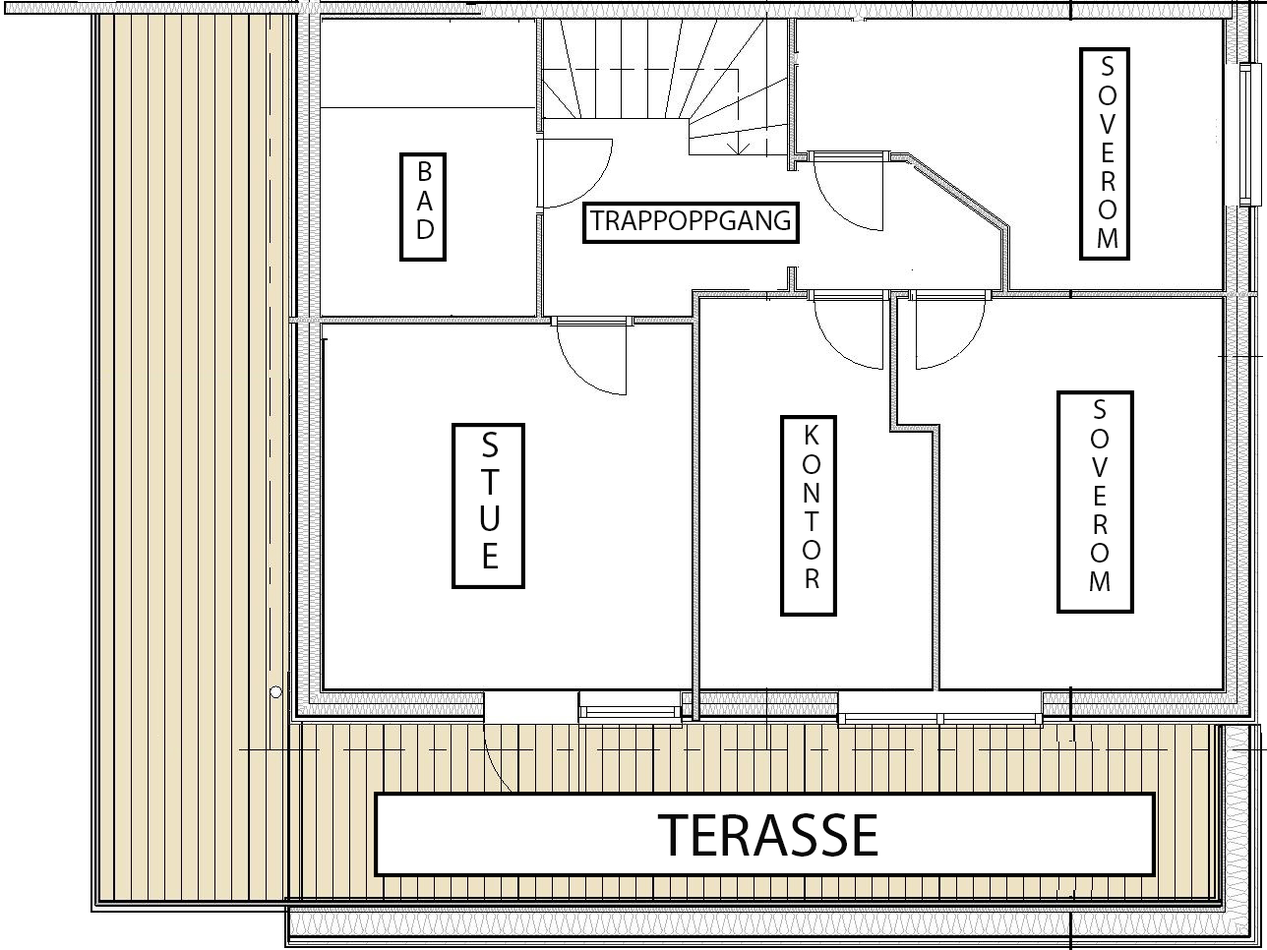
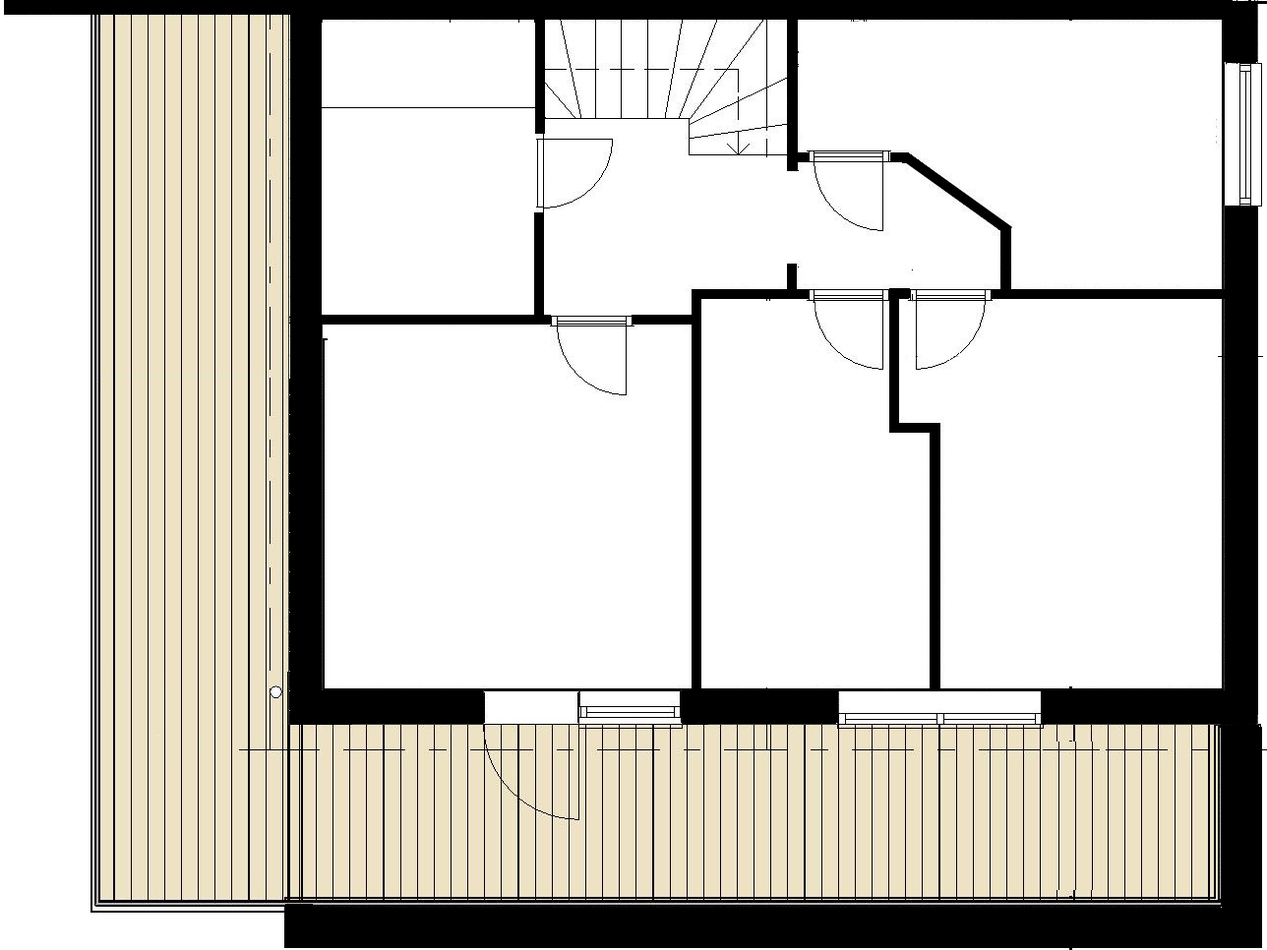
Layered file, before and after one edit (1267×950). Changes by layer:
removed layer "BAD" over box(416, 161, 434, 239)
removed layer "Rektangel 6" over box(399, 152, 447, 262)
removed layer "TRAPPOPPGANG" over box(590, 210, 790, 231)
removed layer "Rektangel 5" over box(582, 201, 800, 244)
removed layer "SOVEROM" (1st of 2) over box(1097, 56, 1118, 248)
removed layer "Rektangel 4" over box(1078, 47, 1130, 261)
removed layer "SOVEROM" (2nd of 2) over box(1089, 399, 1110, 592)
removed layer "Rektangel 3" over box(1056, 390, 1134, 614)
removed layer "KONTOR" over box(802, 424, 821, 589)
removed layer "Rektangel 2" over box(779, 415, 837, 617)
removed layer "STUE" over box(479, 431, 500, 569)
removed layer "Rektangel 1" over box(451, 422, 526, 590)
removed layer "TERASSE" over box(656, 813, 879, 857)
removed layer "Rektangel 7" over box(373, 791, 1156, 878)
added layer "Form 5" above "Form 4" over box(1001, 228, 1011, 247)
added layer "Form 4" above "Form 3" over box(787, 16, 1012, 236)
added layer "Form 3" above "Form 2" over box(3, 0, 1258, 949)
added layer "Form 2" above "Layer 0" over box(288, 0, 1262, 947)
